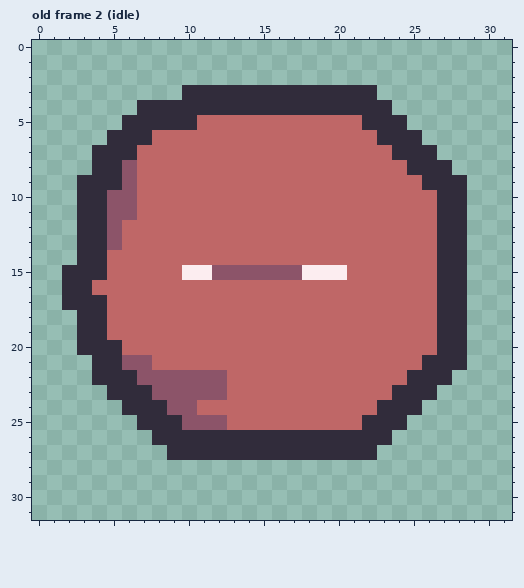
A pixel-art file gets an edit: res/img/eye.aseprite. The picture above was drawn from the file before the commit.
32x32 pixels, 6 frames. Shown: old frame 2 (idle).
Once edited:
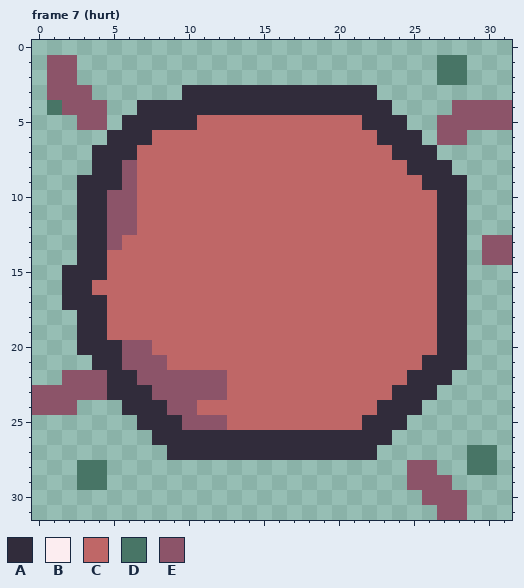
Palette (. is transparent): A #312c3b  B #fcedf0  C #bf6767  D #487566  E #8c5469
A new or re-ordered frame is compared with the old frame closest to it.
The exact change:
frames 6 -> 7
Frame 7 (hurt) is new; against old frame 2 (idle):
Colour C replaces colour B in row 15 at x 10 to 11 and 18 to 20.
Colour C replaces colour E in row 15 at x 12 to 17.
Colour D is added in rows 1 to 2 at x 27 to 28; in row 4 at x 1; in row 27 at x 29 to 30; in row 28 at x 3 to 4 and 29 to 30; in row 29 at x 3 to 4.
Colour E is added in rows 1 to 2 at x 1 to 2; in row 3 at x 1 to 3; in row 4 at x 2 to 4 and 28 to 31; in row 5 at x 3 to 4 and 27 to 31; in row 6 at x 27 to 28; in rows 13 to 14 at x 30 to 31.
Colour E is added in row 22 at x 2 to 3; in row 23 at x 0 to 4; in row 24 at x 0 to 2; in row 28 at x 25 to 26; in row 29 at x 25 to 27; in row 30 at x 26 to 28.
Colour E is added in row 31 at x 27 to 28.
Colour E replaces colour A in row 22 at x 4.
Colour E replaces colour C in row 12 at x 6; in row 20 at x 6 to 7; in row 21 at x 8.
Pixel boxes of the changes (left, top, right, bottom) in both pictures:
added: (47, 55, 107, 130)
added: (437, 55, 512, 145)
changed: (32, 220, 347, 490)
added: (482, 235, 512, 265)
added: (407, 445, 497, 520)
